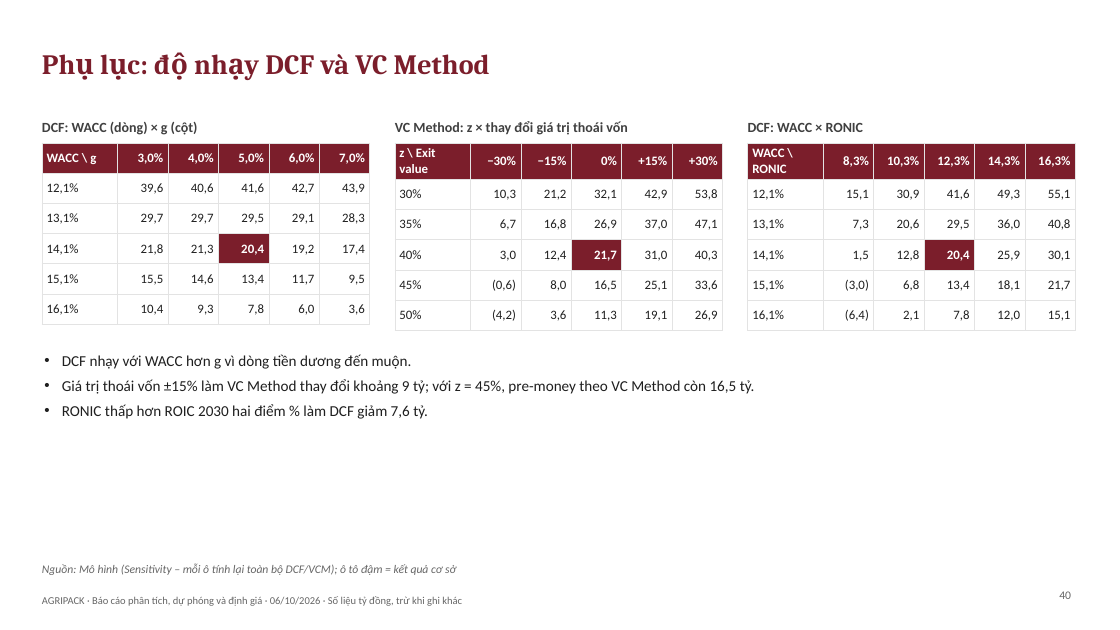
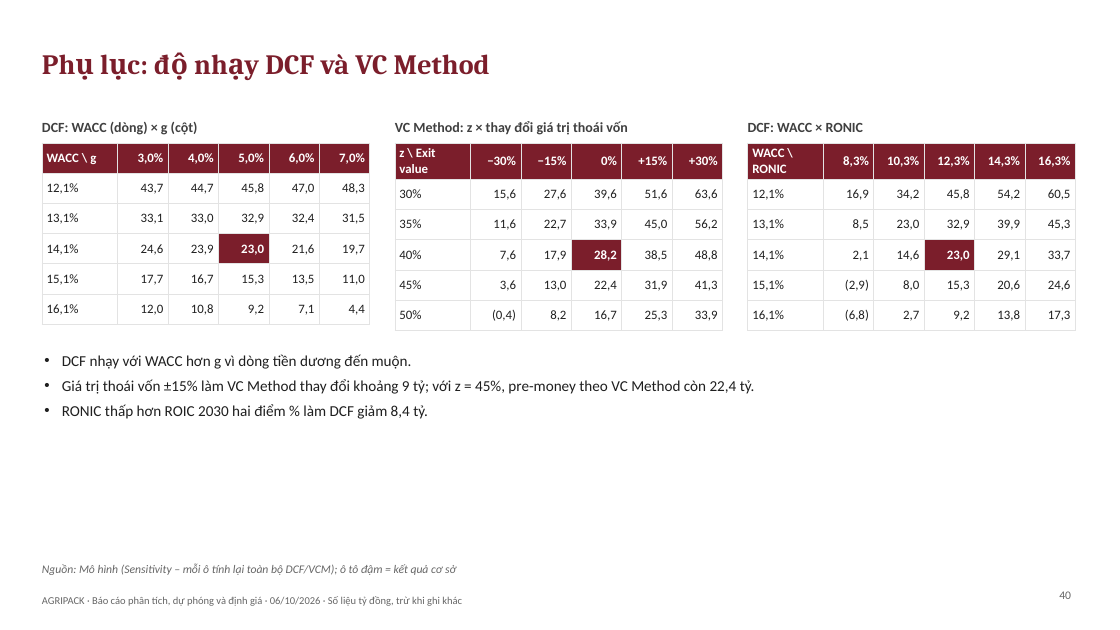
Before and after one commit to loc1706/CLAIDE-CFA, a slide deck: slide 40 of AgriPack_Slides_tom_tat.pptx. Drawn at 1120x630 pixels with LibreOffice and Linux fonts; fonts in the diff are those of the drawing. Boxes give left, top, right and bottom in pixels: in the first picture for what was removed or moved away, otherwise in the second. Text is boxed around its words. In the diff, an @@ line names an element or a change of style, - is before the commit and + after.

```diff
--- a/AgriPack_Slides_tom_tat.pptx
+++ b/AgriPack_Slides_tom_tat.pptx
@@ table at (42, 143, 370, 319) @@
-row 2: 12,1% | 39,6 | 40,6 | 41,6 | 42,7 | 43,9
+row 2: 12,1% | 43,7 | 44,7 | 45,8 | 47,0 | 48,3
-row 3: 13,1% | 29,7 | 29,7 | 29,5 | 29,1 | 28,3
+row 3: 13,1% | 33,1 | 33,0 | 32,9 | 32,4 | 31,5
-row 4: 14,1% | 21,8 | 21,3 | 20,4 | 19,2 | 17,4
+row 4: 14,1% | 24,6 | 23,9 | 23,0 | 21,6 | 19,7
-row 5: 15,1% | 15,5 | 14,6 | 13,4 | 11,7 | 9,5
+row 5: 15,1% | 17,7 | 16,7 | 15,3 | 13,5 | 11,0
-row 6: 16,1% | 10,4 | 9,3 | 7,8 | 6,0 | 3,6
+row 6: 16,1% | 12,0 | 10,8 | 9,2 | 7,1 | 4,4
@@ table at (395, 143, 723, 325) @@
-row 2: 30% | 10,3 | 21,2 | 32,1 | 42,9 | 53,8
+row 2: 30% | 15,6 | 27,6 | 39,6 | 51,6 | 63,6
-row 3: 35% | 6,7 | 16,8 | 26,9 | 37,0 | 47,1
+row 3: 35% | 11,6 | 22,7 | 33,9 | 45,0 | 56,2
-row 4: 40% | 3,0 | 12,4 | 21,7 | 31,0 | 40,3
+row 4: 40% | 7,6 | 17,9 | 28,2 | 38,5 | 48,8
-row 5: 45% | (0,6) | 8,0 | 16,5 | 25,1 | 33,6
+row 5: 45% | 3,6 | 13,0 | 22,4 | 31,9 | 41,3
-row 6: 50% | (4,2) | 3,6 | 11,3 | 19,1 | 26,9
+row 6: 50% | (0,4) | 8,2 | 16,7 | 25,3 | 33,9
@@ table at (748, 143, 1075, 325) @@
-row 2: 12,1% | 15,1 | 30,9 | 41,6 | 49,3 | 55,1
+row 2: 12,1% | 16,9 | 34,2 | 45,8 | 54,2 | 60,5
-row 3: 13,1% | 7,3 | 20,6 | 29,5 | 36,0 | 40,8
+row 3: 13,1% | 8,5 | 23,0 | 32,9 | 39,9 | 45,3
-row 4: 14,1% | 1,5 | 12,8 | 20,4 | 25,9 | 30,1
+row 4: 14,1% | 2,1 | 14,6 | 23,0 | 29,1 | 33,7
-row 5: 15,1% | (3,0) | 6,8 | 13,4 | 18,1 | 21,7
+row 5: 15,1% | (2,9) | 8,0 | 15,3 | 20,6 | 24,6
-row 6: 16,1% | (6,4) | 2,1 | 7,8 | 12,0 | 15,1
+row 6: 16,1% | (6,8) | 2,7 | 9,2 | 13,8 | 17,3
@@ text at (62, 379, 755, 419): text changed @@
-• Giá trị thoái vốn ±15% làm VC Method thay đổi khoảng 9 tỷ; với z = 45%, pre-money theo VC Method còn 16,5 tỷ.
-• RONIC thấp hơn ROIC 2030 hai điểm % làm DCF giảm 7,6 tỷ.
+• Giá trị thoái vốn ±15% làm VC Method thay đổi khoảng 9 tỷ; với z = 45%, pre-money theo VC Method còn 22,4 tỷ.
+• RONIC thấp hơn ROIC 2030 hai điểm % làm DCF giảm 8,4 tỷ.
```
Also in this commit, not shown: 11 other slides changed, 4 other files.
